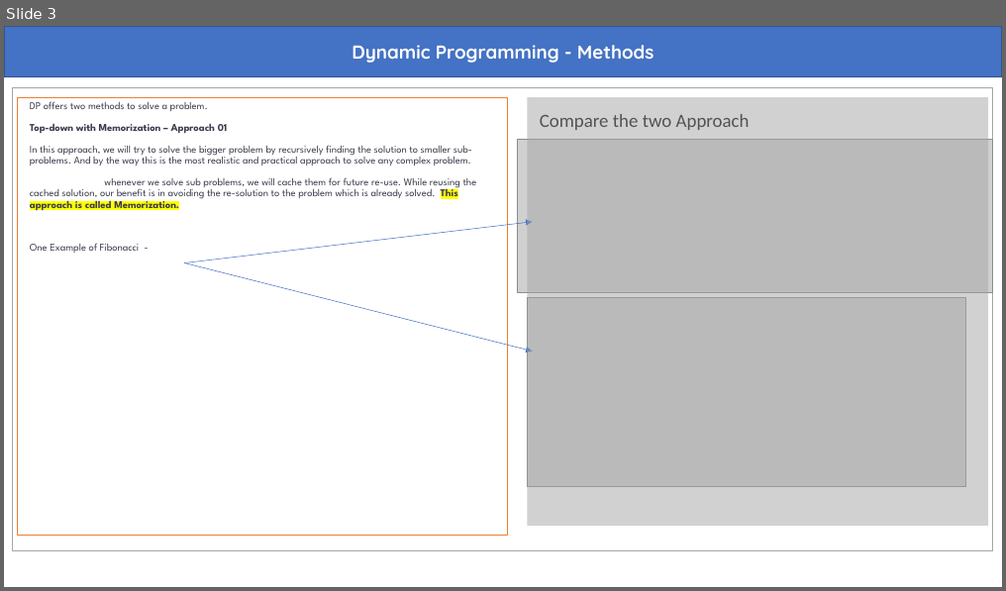
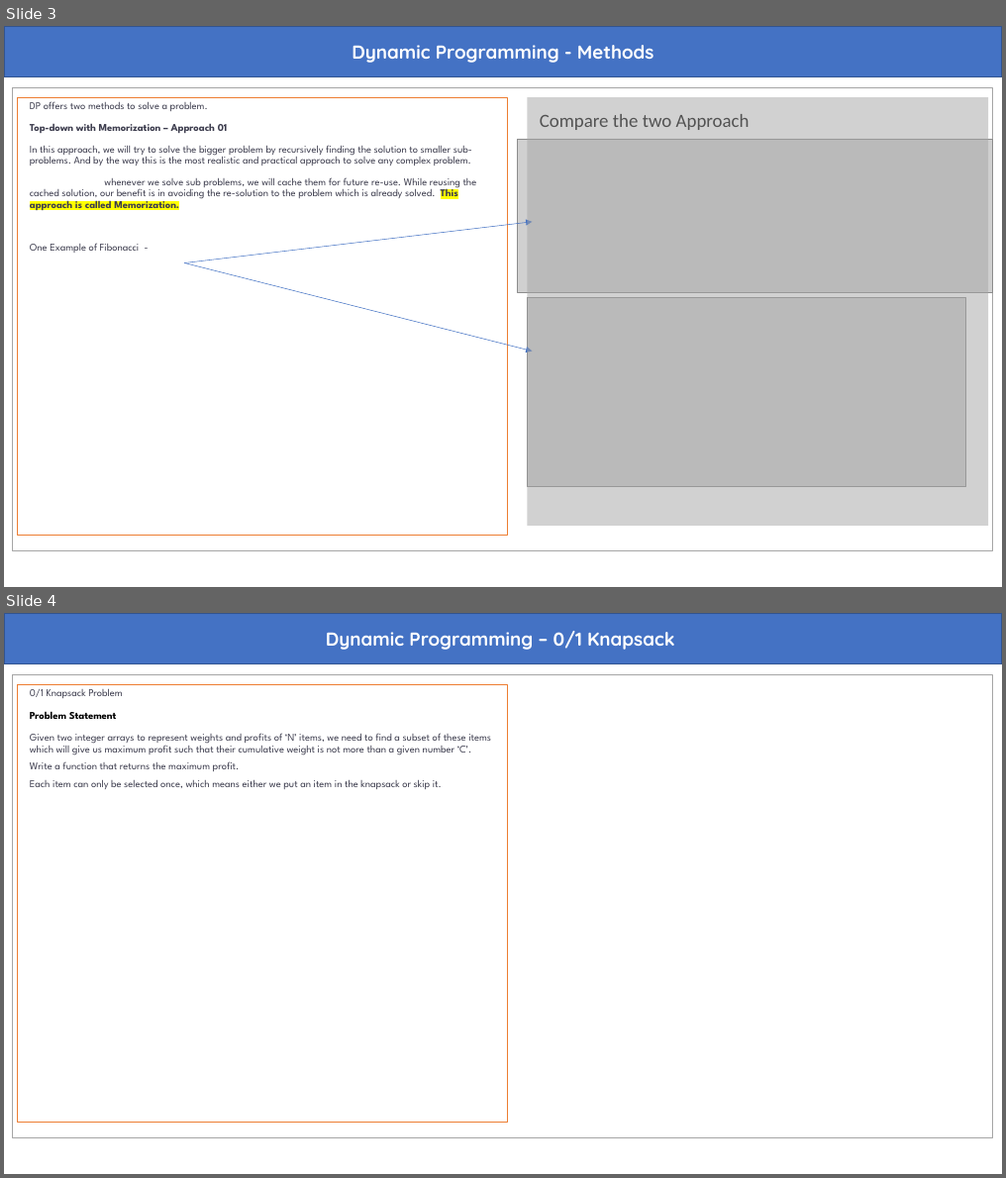
Before and after one commit to abmishra1234/4AM_Club_Coding, a slide deck: Dynamic_Programming/Dynamic Programming.pptx. Shown one above the other, each under a label of ours: slide 3 before the commit, slides 3 and 4 after it. The pictures are 1006x591 and 1006x1178 pixels, drawn with LibreOffice and Linux fonts; fonts in the diff are those of the drawing; grey boxes stand for pictures. Boxes give left, top, right and bottom in pixels: in the first picture for what was removed or moved away, otherwise in the second. Text is boxed around its words. In the diff, an @@ line names an element or a change of style, - is before the commit and + after.

Commit message:
Added DP with memorization for Knapsack problem.

```diff
--- a/Dynamic_Programming/Dynamic Programming.pptx
+++ b/Dynamic_Programming/Dynamic Programming.pptx
@@ slide 4 added at [4,613,1002,1174], background #FFFFFF @@
@@ rectangle added at [4,613,1002,663], fill #4472C4, outline #325491 1 pt, 18 pt, text #FFFFFF, bold @@
+Dynamic Programming – 0/1 Knapsack
@@ rectangle added at [12,674,993,1138], outline #A5A5A5 0.75 pt @@
@@ rectangle added at [18,684,507,1122], outline #ED7D31 0.75 pt @@
@@ text added at [30,689,491,789], 10 pt, text #3D3D4E @@
+0/1 Knapsack Problem
+Problem Statement
+Given two integer arrays to represent weights and profits of ‘N’ items, we need to find a subset of these items which will give us maximum profit such that their cumulative weight is not more than a given number ‘C’.
+Write a function that returns the maximum profit.
+Each item can only be selected once, which means either we put an item in the knapsack or skip it.
```
Also in this commit, not shown: 1 other file.
